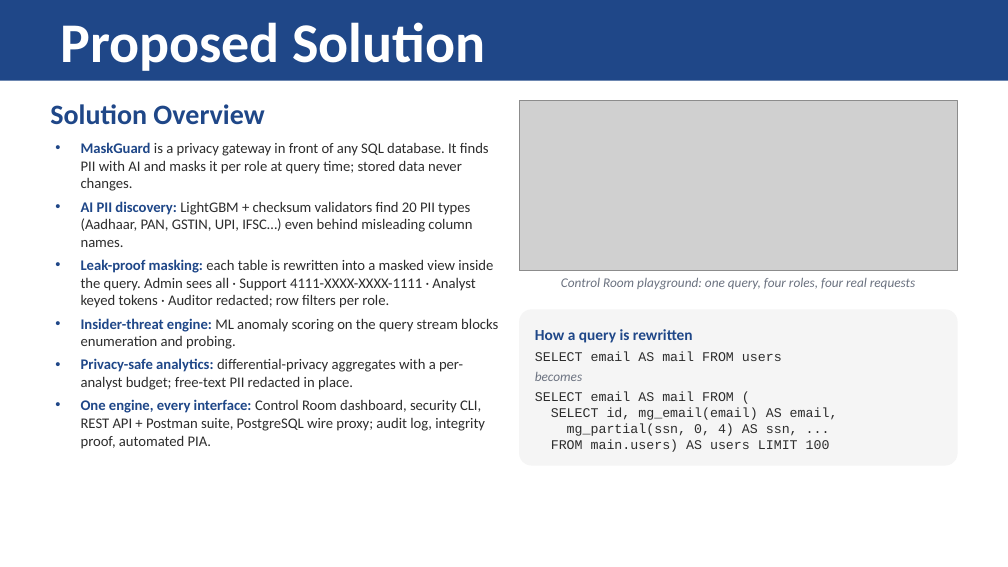
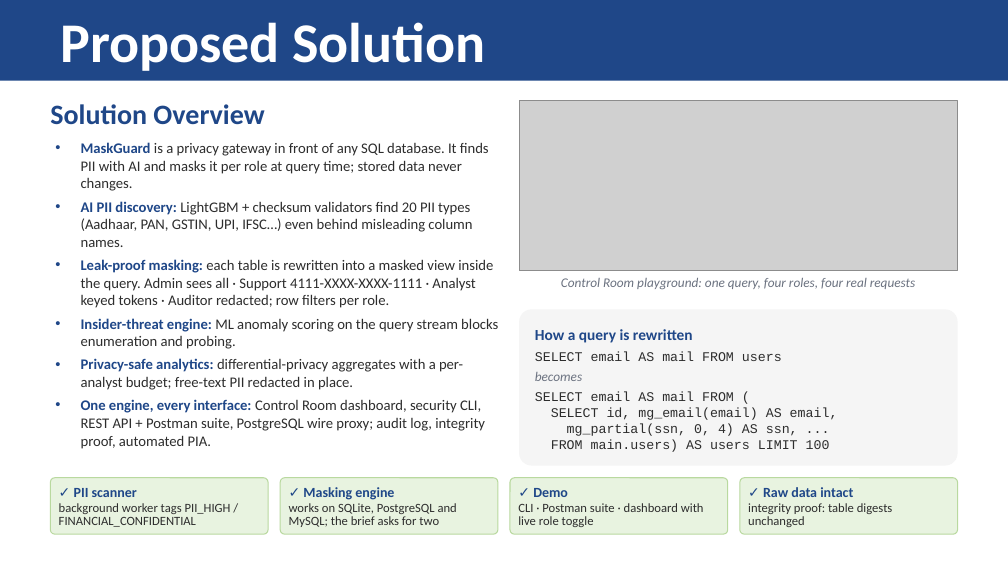
Before and after one commit to hotaro6754/mask, a slide deck: slide 3 of docs/MaskGuard_Round1_Submission.pptx. Drawn at 1008x567 pixels with LibreOffice and Linux fonts; fonts in the diff are those of the drawing; grey boxes stand for pictures. Boxes give left, top, right and bottom in pixels: in the first picture for what was removed or moved away, otherwise in the second. Text is boxed around its words. In the diff, an @@ line names an element or a change of style, - is before the commit and + after.

```diff
--- a/docs/MaskGuard_Round1_Submission.pptx
+++ b/docs/MaskGuard_Round1_Submission.pptx
@@ rounded rectangle added at bbox=[50, 478, 268, 534], fill #E8F3E0, outline #B9D99F 0.75 pt, 9 pt, text #2D2D2D @@
+✓ PII scanner
+background worker tags PII_HIGH / FINANCIAL_CONFIDENTIAL
@@ rounded rectangle added at bbox=[280, 478, 498, 534], fill #E8F3E0, outline #B9D99F 0.75 pt, 9 pt, text #2D2D2D @@
+✓ Masking engine
+works on SQLite, PostgreSQL and MySQL; the brief asks for two
@@ rounded rectangle added at bbox=[510, 478, 728, 534], fill #E8F3E0, outline #B9D99F 0.75 pt, 9 pt, text #2D2D2D @@
+✓ Demo
+CLI · Postman suite · dashboard with live role toggle
@@ rounded rectangle added at bbox=[740, 478, 958, 534], fill #E8F3E0, outline #B9D99F 0.75 pt, 9 pt, text #2D2D2D @@
+✓ Raw data intact
+integrity proof: table digests unchanged
```
Also in this commit, not shown: 4 other slides changed, 1 other file.
